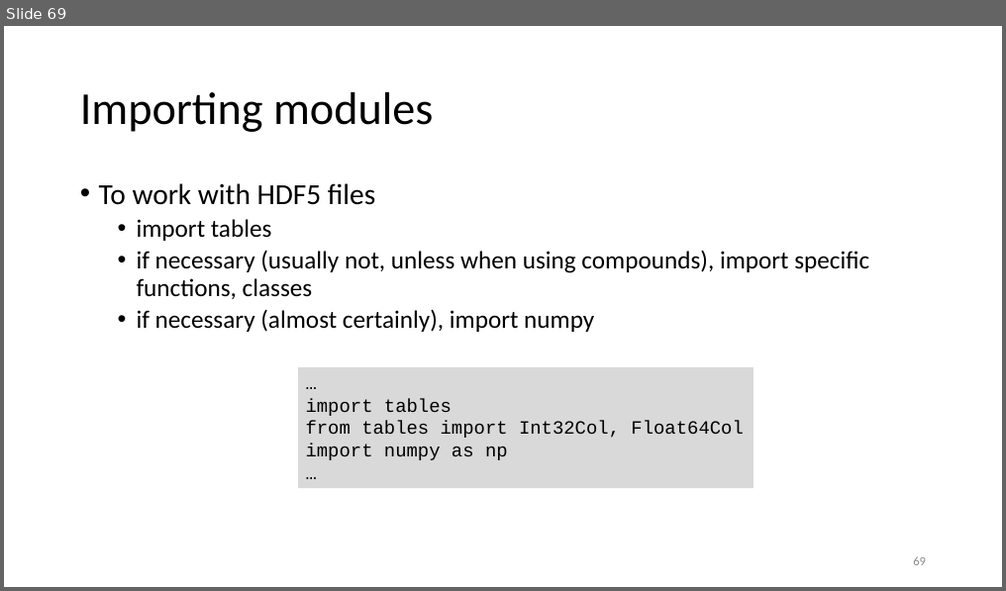
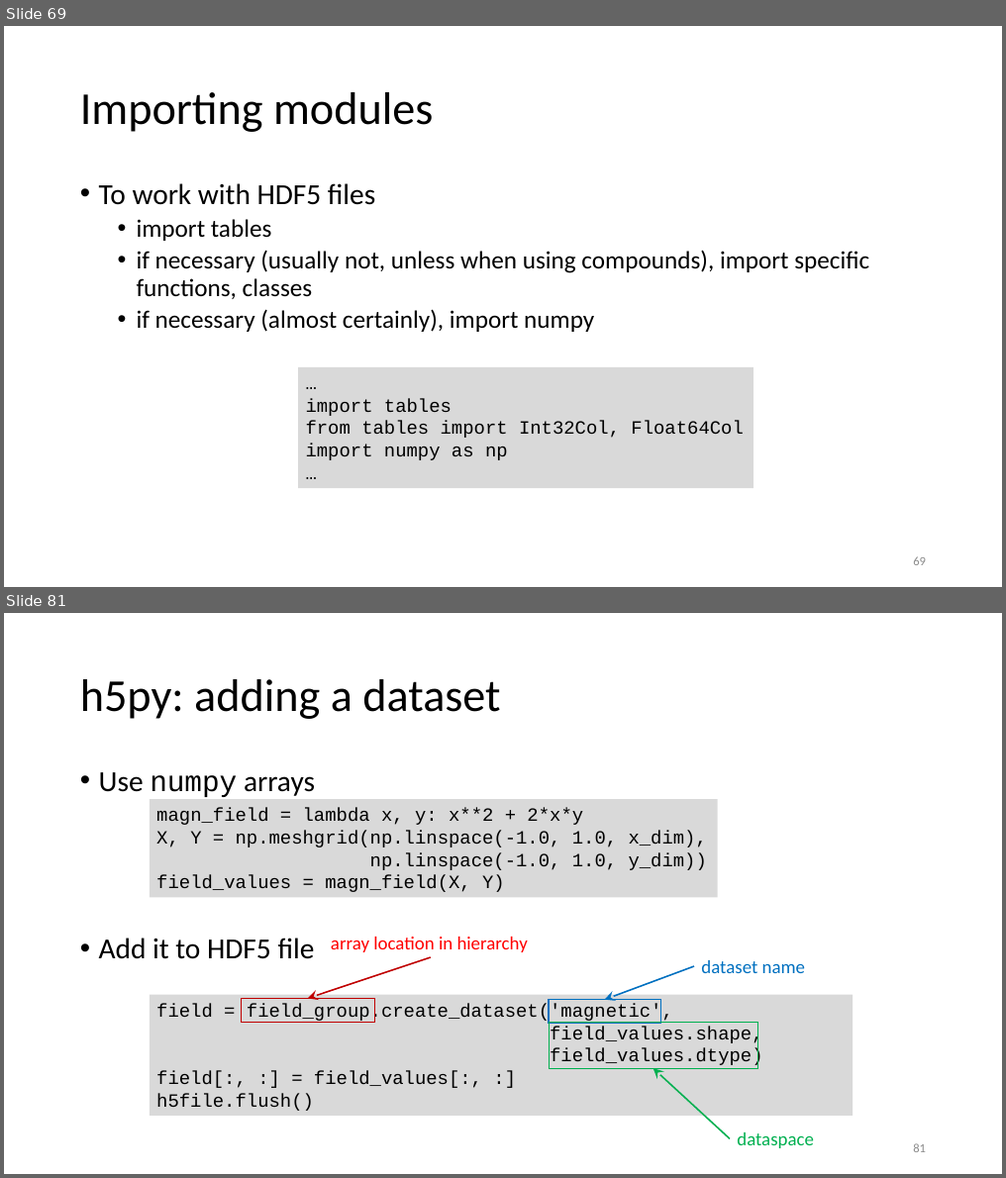
Before and after one commit to gjbex/Scientific-Python, a slide deck: scientific_python.pptx. Shown one above the other, each under a label of ours: slide 69 before the commit, slides 69 and 81 after it; the slides between them are not shown. The pictures are 1006x591 and 1006x1178 pixels, drawn with LibreOffice and Linux fonts; fonts in the diff are those of the drawing. Boxes give left, top, right and bottom in pixels: in the first picture for what was removed or moved away, otherwise in the second. Text is boxed around its words. In the diff, an @@ line names an element or a change of style, - is before the commit and + after.

```diff
--- a/scientific_python.pptx
+++ b/scientific_python.pptx
@@ slide 81 added at bbox=[4, 613, 1002, 1174], background #FFFFFF @@
@@ title added at bbox=[80, 679, 500, 719], 44 pt, text #000000 @@
+h5py: adding a dataset
@@ text added at bbox=[99, 772, 315, 959], 28 pt, text #000000 @@
+• Use numpy arrays
+• Add it to HDF5 file
@@ rectangle added at bbox=[150, 799, 718, 897], fill #D9D9D9, 18 pt, text #000000 @@
+magn_field = lambda x, y: x**2 + 2*x*y
+X, Y = np.meshgrid(np.linspace(-1.0, 1.0, x_dim),
+np.linspace(-1.0, 1.0, y_dim))
+field_values = magn_field(X, Y)
@@ text added at bbox=[331, 937, 528, 953], 18 pt, text #FF0000 @@
+array location in hierarchy
@@ arrow added from (431, 958) to (308, 998), #C00000 1.5 pt @@
@@ arrow added from (694, 966) to (604, 1000), #0070C0 1.5 pt @@
@@ text added at bbox=[701, 960, 805, 973], 18 pt, text #0070C0 @@
+dataset name
@@ rectangle added at bbox=[150, 995, 853, 1116], fill #D9D9D9, 18 pt, text #000000 @@
+field = field_group.create_dataset('magnetic',
+field_values.shape,
+field_values.dtype)
+field[:, :] = field_values[:, :]
+h5file.flush()
@@ rectangle added at bbox=[241, 998, 374, 1022], outline #C00000 1 pt @@
@@ rectangle added at bbox=[549, 1000, 661, 1023], outline #0070C0 1 pt @@
@@ rectangle added at bbox=[549, 1023, 758, 1069], outline #00B050 1 pt @@
@@ arrow added from (730, 1140) to (653, 1069), #00B050 1.5 pt @@
@@ text added at bbox=[737, 1133, 814, 1149], 18 pt, text #00B050 @@
+dataspace
@@ page number added at bbox=[913, 1144, 926, 1153], 12 pt, text #8C8C8C @@
+81
```
Also in this commit, not shown: 11 slides changed, 5 other slides added.
